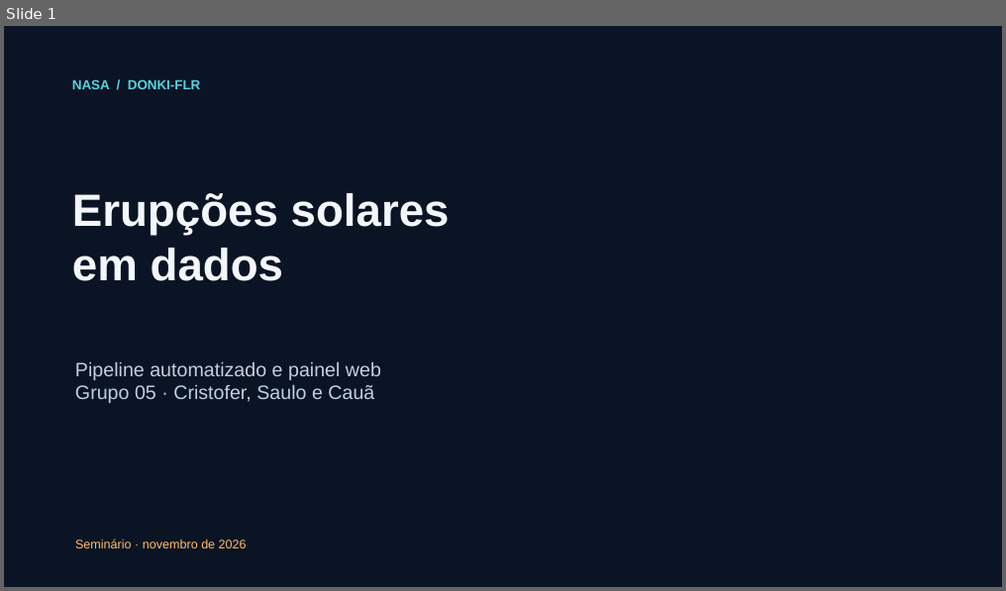
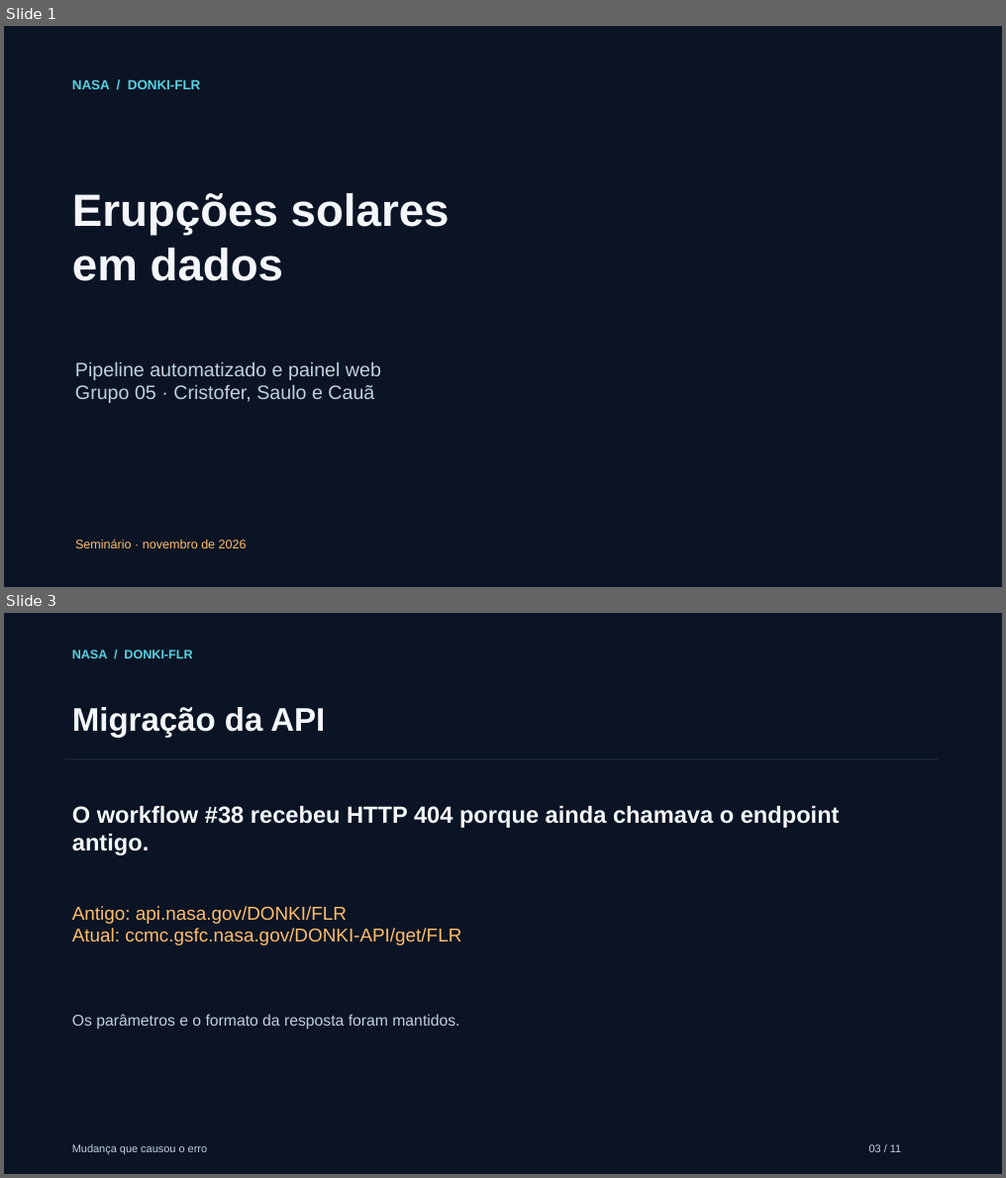
Before and after one commit to API-NASA-CCS/DONKI-FLR, a slide deck: docs/apresentacao.pptx. Shown one above the other, each under a label of ours: slide 1 before the commit, slides 1 and 3 after it; the slides between them are not shown. The pictures are 1006x591 and 1006x1178 pixels, drawn with LibreOffice and Linux fonts; fonts in the diff are those of the drawing. Boxes give left, top, right and bottom in pixels: in the first picture for what was removed or moved away, otherwise in the second. Text is boxed around its words. In the diff, an @@ line names an element or a change of style, - is before the commit and + after.

Commit message:
Corrige endpoint DONKI após migração CCMC

```diff
--- a/docs/apresentacao.pptx
+++ b/docs/apresentacao.pptx
@@ slide 3 added at (4,613,1002,1174), background #0B1424 @@
@@ text added at (72,650,192,659), 12 pt, text #55D2E1, bold @@
+NASA / DONKI-FLR
@@ text added at (72,707,325,738), 31.5 pt, text #F3F7FB, bold @@
+Migração da API
@@ line added from (64, 760) to (939, 760), #27435E 0.75 pt @@
@@ text added at (72,806,840,856), 22.5 pt, text #F3F7FB, bold @@
+O workflow #38 recebeu HTTP 404 porque ainda chamava o endpoint antigo.
@@ text added at (72,906,461,946), 18 pt, text #FFBD69 @@
+Antigo: api.nasa.gov/DONKI/FLR
+Atual: ccmc.gsfc.nasa.gov/DONKI-API/get/FLR
@@ text added at (72,1014,459,1030), 15 pt, text #BFD0DF @@
+Os parâmetros e o formato da resposta foram mantidos.
@@ text added at (72,1145,207,1156), 10.5 pt, text #BFD0DF @@
+Mudança que causou o erro
@@ text added at (869,1145,901,1153), 10.5 pt, text #BFD0DF @@
+03 / 11
```
Also in this commit, not shown: 7 slides changed, 2 other slides added, 3 slides removed, 8 other files.
